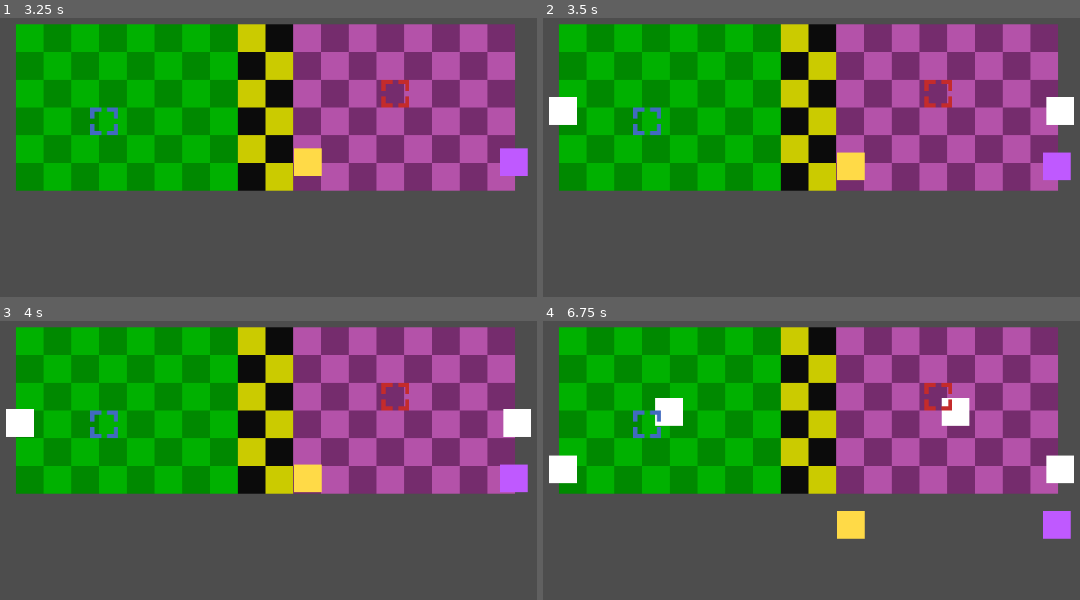
Above: before the commit, frames 1-4 (two rows, left to right).
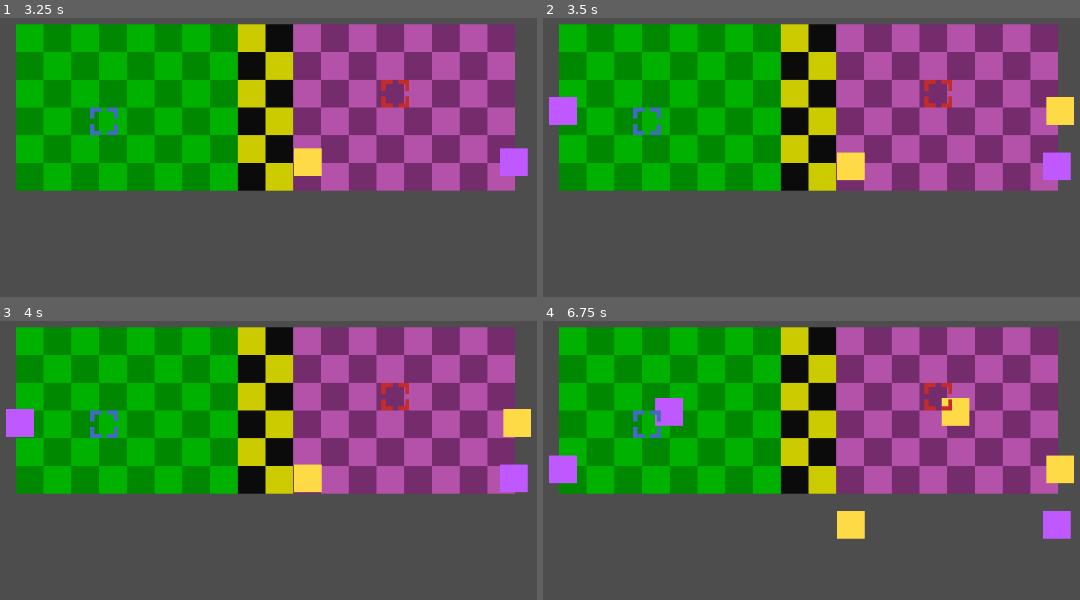
Above: after the commit, the same moments.

Repository: BoomBoomMushroom/PvZ_Versus-Godot
Game: Godot game, scene res://scenes/game.tscn
Two runs of this game, one before a commit and one after it. Both use one fixed random seed, a clock stepped at 60 frames per second and the inputs below.
Inputs:
- Up to frame 1 (3.25 s): tap Enter (ui_accept) at 0.5, 0.77, 1.52, 2.75, 3.02 s
- Up to frame 2 (3.5 s): no input
- Up to frame 3 (4 s): tap Enter (ui_accept) at 3.77 s
- Up to frame 4 (6.75 s): tap Enter (ui_accept) at 4.52, 6.02 s

Frame 1 is identical in both runs. In frame 2, 1.0% of the frame differs, in the area x 1-99%, y 28-39%; in frame 3, 1.0%; in frame 4, 2.1%, in the area x 1-99%, y 27-59%.
Error before the commit: Invalid access of index '1' on a base object of type: 'PackedStringArray'. (res://scripts/currency_drop.gd:48)

Commit message:
Fixed the stupid spawn currency error!

Diff:
--- a/scripts/CurrencyManager.gd
+++ b/scripts/CurrencyManager.gd
@@ -8,6 +8,9 @@
 
 @onready var currency_manager = %CurrencyManager
 const CURRENCY_DROP_PREFAB = preload("res://scenes/currency_drop.tscn")
+
+const SUN_DROP_SPRITE = preload("res://assets/plants/sun_drop.png")
+const ZOMBIE_DROP_SPRITE = preload("res://assets/zombie/zombie_drop.png")
 
 func _ready():
 	random = RandomNumberGenerator.new()
@@ -28,6 +31,14 @@
 	newDrop.position.y = 0
 	newDrop.name = teamName + "_" + str(value)
 	newDrop.currency_manager = currency_manager
+
+	newDrop.amount = value
+	newDrop.isTeam1 = teamName.to_lower() == "team1"
+
+	var newTexture = SUN_DROP_SPRITE
+	if teamName.to_lower() == "team2": newTexture = ZOMBIE_DROP_SPRITE
+
+	newDrop.get_node("Sprite2D").texture = newTexture
 	add_child(newDrop)
 
 
--- a/scripts/currency_drop.gd
+++ b/scripts/currency_drop.gd
@@ -5,21 +5,24 @@
 var fallSpeed = .01;
 
 var currency_manager
+var didReady = false
 @onready var sprite_2d = $Sprite2D
 
-const SUN_DROP_SPRITE = preload("res://assets/plants/sun_drop.png")
-const ZOMBIE_DROP_SPRITE = preload("res://assets/zombie/zombie_drop.png")
+var amount = 50
+var isTeam1 = true
 
 func _ready():
 	var nameLower = name.to_lower()
-	sprite_2d = $Sprite2D
 
 	if "team1" in nameLower:
-		sprite_2d.texture = SUN_DROP_SPRITE
+		pass
+		#sprite_2d.texture = SUN_DROP_SPRITE
 	elif "team2" in nameLower:
-		sprite_2d.texture = ZOMBIE_DROP_SPRITE
+		pass
+		#sprite_2d.texture = ZOMBIE_DROP_SPRITE
 
 func _physics_process(delta):
+
 	# Add the gravity.
 	if not is_on_floor():
 		velocity.y = fallSpeed * gravity
@@ -33,9 +36,12 @@
 	# X = team number
 	# Y = amount to give
 
+	"""
 	var isTeam1 = false
 	var nameSplits = name.split("_")
 	if nameSplits[0].to_lower() == "team1": isTeam1 = true
+	"""
+
 	var correctPicker = false
 
 	if isTeam1 and "team1" in body.name.to_lower():
@@ -45,7 +51,7 @@
 
 	if correctPicker == false: return
 
-	var amount = int(nameSplits[1])
+	#var amount = int(nameSplits[1])
 
 	currency_manager.collectMoney(isTeam1, amount)
 	queue_free()
Not shown, added: scenes/cur9904.tmp
Not shown, added: scenes/curB286.tmp
Not shown, added: scenes/curFFD6.tmp
